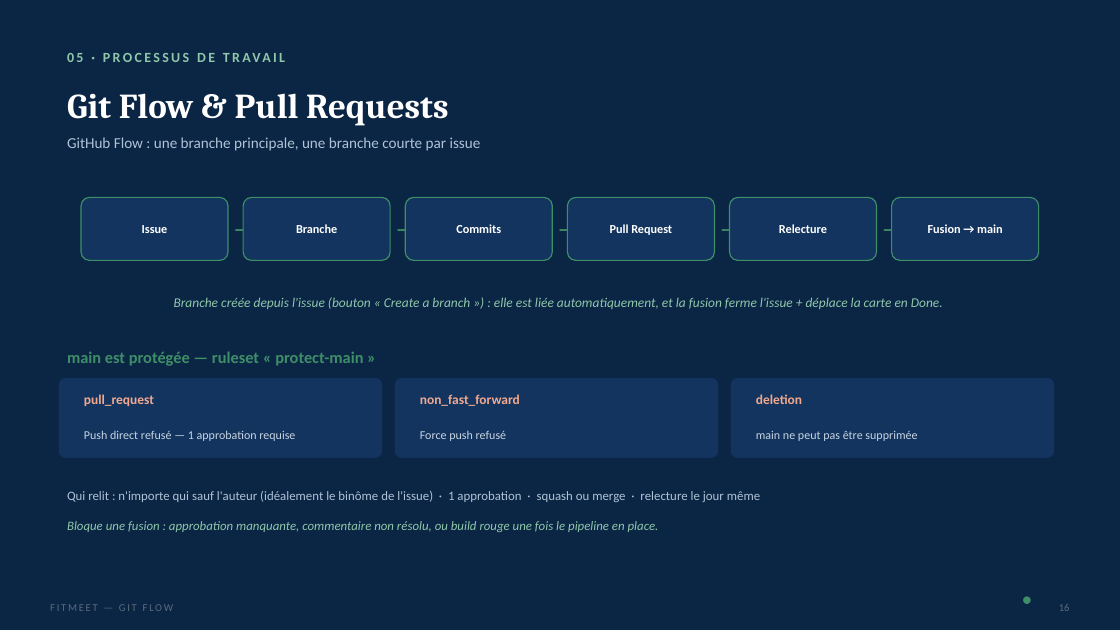
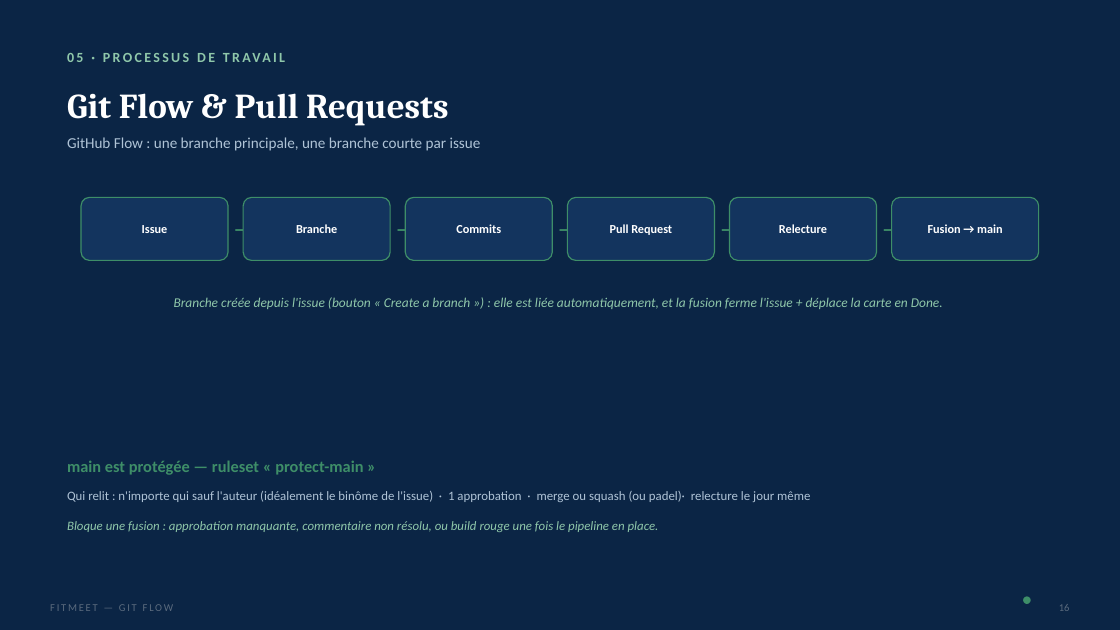
Before and after one commit to mircoprofico/FitMeet, a slide deck: slide 15 of presentation_w1/FitMeet_Presentation.pptx (slide 16 before the commit). Drawn at 1120x630 pixels with LibreOffice and Linux fonts; fonts in the diff are those of the drawing. Boxes give left, top, right and bottom in pixels: in the first picture for what was removed or moved away, otherwise in the second. Text is boxed around its words. In the diff, an @@ line names an element or a change of style, - is before the commit and + after.

```diff
--- a/presentation_w1/FitMeet_Presentation.pptx
+++ b/presentation_w1/FitMeet_Presentation.pptx
@@ rounded rectangle removed at (59, 378, 382, 458) @@
@@ rounded rectangle removed at (395, 378, 718, 458) @@
@@ rounded rectangle removed at (731, 378, 1054, 458) @@
@@ text removed at (84, 394, 154, 406) @@
-pull_request
@@ text removed at (420, 394, 520, 406) @@
-non_fast_forward
@@ text removed at (756, 394, 802, 404) @@
-deletion
@@ text removed at (84, 430, 295, 441) @@
-Push direct refusé — 1 approbation requise
@@ text removed at (420, 431, 507, 441) @@
-Force push refusé
@@ text removed at (756, 431, 917, 441) @@
-main ne peut pas être supprimée
@@ text "main est protégée — ruleset ...": place and size @@
-text "main est protégée — ruleset ..." at (67, 351, 363, 366)
+text "main est protégée — ruleset ..." at (67, 460, 363, 475)
@@ text at (67, 491, 810, 502): text changed @@
-Qui relit : n'importe qui sauf l'auteur (idéalement le binôme de l'issue) · 1 approbation · squash ou merge · relecture le jour même
+Qui relit : n'importe qui sauf l'auteur (idéalement le binôme de l'issue) · 1 approbation · merge ou squash (ou padel)· relecture le jour même
```
Also in this commit, not shown: 9 other slides changed, 3 slides added, 6 slides removed, 4 other files.
